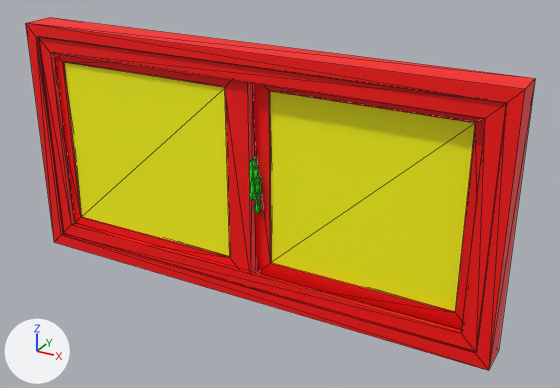
The glTF model assets/windows/window_slider_48x24.glb, before and after one commit.
Both versions are drawn from a camera (50 mm lens) standing at (2.875, -1.432, 2.334) and looking at (2.075, 0.023, 1.607). Every picture has the same lights, and +X, +Y and +Z are marked at lower left. Mesh edges are drawn as thin lines. Where no turn or scale is listed for an object, it has been applied to the vertices. Vertices at the same position are counted once.

The older version as bpy lines, for what is in view:
```python
me_mesh_006 = bpy.data.meshes.new('Mesh.006')
me_mesh_006.from_pydata(...)  # 170 vertices, 318 faces; spans x 1.39..2.61, y -0.041..0.041, z 1.339..1.949
# faces by material slot: [176, 24, 118]
me_mesh_006.materials.append(mat_window_primary_mat)  # red #ff0000
me_mesh_006.materials.append(mat_window_secondary_mat)  # yellow #ffff00
me_mesh_006.materials.append(mat_window_tertiary_mat)  # green #00ff00
ob_window_slider_48x24 = bpy.data.objects.new('window_slider_48x24', me_mesh_006)
ob_window_slider_48x24.location = (0.0, 0.0, 0.0)
```
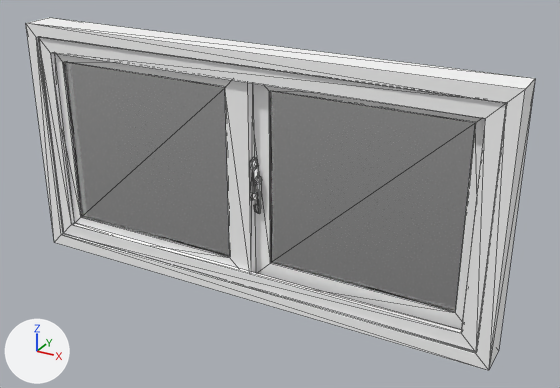
Pixel boxes [x1, y1, x2, y2] of what changed, in the pictures (560 x 388 px):
part 1 of me_mesh_006, recoloured (red to white)
    both: [26, 18, 535, 371]
part 2 of me_mesh_006, recoloured (yellow to white)
    both: [64, 62, 475, 311]
part 3 of me_mesh_006, recoloured (green to white)
    both: [249, 157, 262, 214]

The edits, one by one:
Material 'Frame_Material' (mat_frame_material) is new.
Its base color is (1.0, 1.0, 1.0) (white #ffffff).
Material 'Glass_Material' (mat_glass_material) is new.
Its base color is (0.8, 0.8, 0.8) (white #e7e7e7).
Its roughness is 0.1.
Its ior is 1.45.
Its transmission weight is 1.0.
Material 'Metal_Material' (mat_metal_material) is new.
Its base color is (0.8, 0.8, 0.8) (white #e7e7e7).
Its metallic is 1.0.
Its roughness is 0.3.
me_mesh_006 has 170 vertices, 318 faces and spans x 1.39..2.61, y -0.041..0.041, z 1.339..1.949.
me_mesh_006 is used by ob_window_slider_48x24; location (0.0, 0.0, 0.0).
me_mesh_006 part 1: all 176 faces that had it switch from mat_window_primary_mat (red #ff0000) to mat_frame_material (white #ffffff).
me_mesh_006 part 2: all 24 faces that had it switch from mat_window_secondary_mat (yellow #ffff00) to mat_glass_material (white #e7e7e7).
me_mesh_006 part 3: all 118 faces that had it switch from mat_window_tertiary_mat (green #00ff00) to mat_metal_material (white #e7e7e7).
